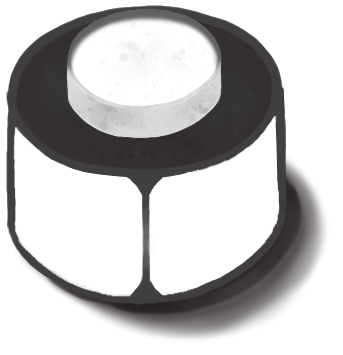
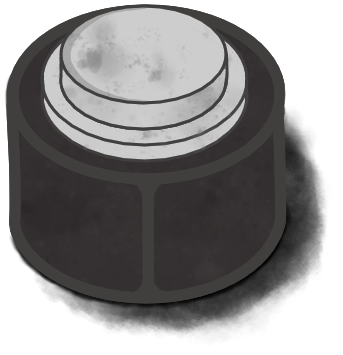
Layers edited between the first and the second 343 x 355 image:
added group "Button" (1st of 2) with 4 layers above "ButtonPressed" over [4, 4, 257, 192]
added layer "ButtonUpperFrame" in group "Button" over [4, 4, 257, 164]
moved "Button" (2nd of 2, in "Button") into group "Button", painted on it over [4, 4, 321, 215]
added layer "ButtonLowerFrame" in group "Button" over [4, 4, 257, 190]
added layer "ButtonSide" in group "Button" over [4, 64, 256, 192]
added group "ButtonPressed" (1st of 2) with 2 layers above "BoxFrame" over [4, 4, 257, 192]
added layer "ButtonPressedFrame" in group "ButtonPressed" over [4, 4, 257, 190]
moved "ButtonPressed" (2nd of 2, in "ButtonPressed") into group "ButtonPressed", painted on it over [4, 4, 257, 215]
removed layer "SignalLine" over [89, 126, 217, 318]
removed layer "SignalFrame" over [4, 4, 288, 332]
added layer "BoxFrame" (1st of 2) above "Box" over [4, 4, 321, 346]
added group "Box" (1st of 2) with 3 layers above "Shadow" over [4, 4, 321, 346]
added layer "BoxFrame" (2nd of 2, in "Box") in group "Box" over [4, 4, 321, 346]
added layer "ButtonReceptacle" in group "Box" over [4, 4, 316, 346]
moved "Box" (2nd of 2, in "Box") into group "Box", painted on it over [4, 4, 320, 346]
added layer "Shadow" (1st of 2) above "Shadow" over [4, 4, 331, 346]
hid "Shadow" (2nd of 2), painted on it over [4, 76, 331, 346]
